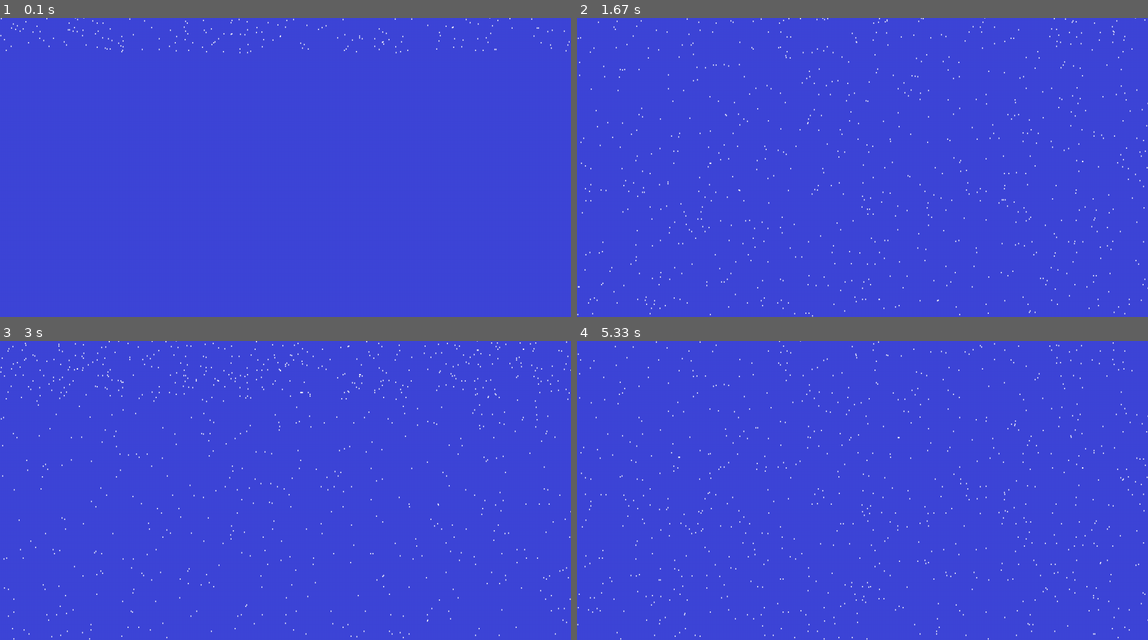
Above: before the commit, frames 1-4 (two rows, left to right).
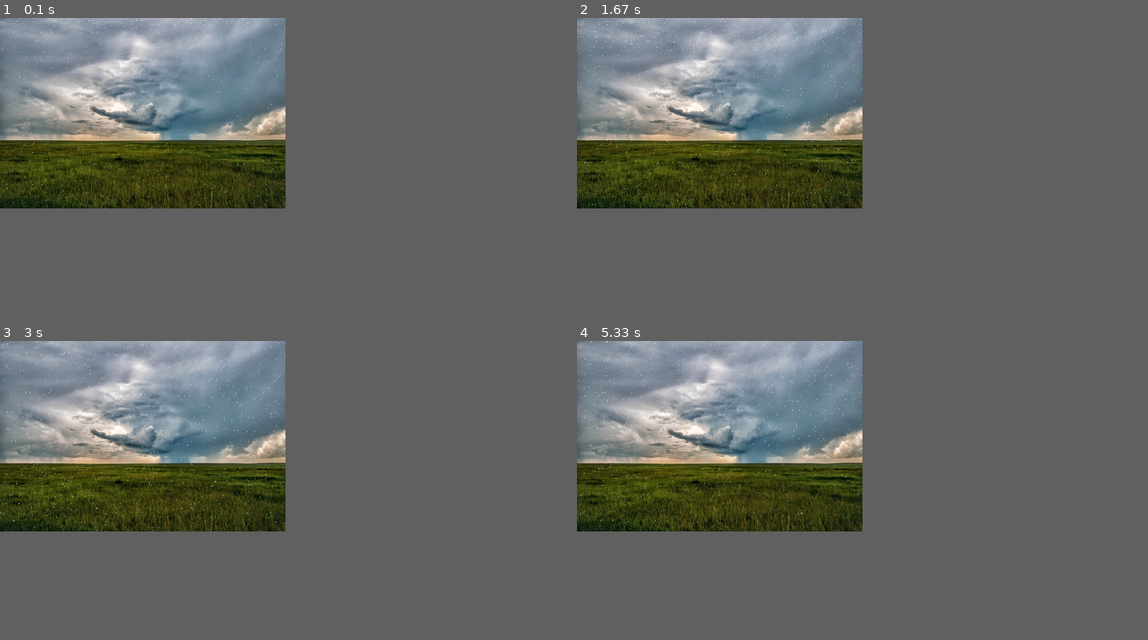
Above: after the commit, the same moments.

Repository: 01one/Learn-Pygame-With-Me
Game: pygame game, started from 3. growing up/34.rainfall_using_pygame.py
Same seed, same stepped clock (60 frames per second), same inputs: the game is played once before the commit and once after it.
Inputs:
- Up to frame 1 (0.1 s): no input
- Up to frame 2 (1.67 s): no input
- Up to frame 3 (3 s): no input
- Up to frame 4 (5.33 s): no input
In our replay, the window is 900x471 before the commit and 450x300 after it. These sizes can differ from the game's own. Grey fills any space a smaller window leaves; there, only what the larger window draws over its background counts as a difference.

The runs differ from the first frame. In frame 1, 32% of the frame differs, in the area x 0-100%, y 0-64%; in frame 2, 33%, in the area x 0-100%, y 0-100%; in frame 3, 33%; in frame 4, 33%.

Commit message:
Update 34.rainfall_using_pygame.py

Diff:
--- a/3. growing up/34.rainfall_using_pygame.py
+++ b/3. growing up/34.rainfall_using_pygame.py
@@ -4,18 +4,19 @@
 
 pygame.init()
 clock=pygame.time.Clock()
-user_display=pygame.display.Info()
-width,height=user_display.current_w,user_display.current_h
-screen=pygame.display.set_mode((width,height-50))
 
+width=640
+height=427
+screen=pygame.display.set_mode((width,height))
+image=pygame.image.load('data/images/horizon.jpg')
 
 class Rainfall():
 	def __init__(self):
 		self.x=randint(1,width)
-		self.y=randint(-height,-10)
+		self.y=randint(-height,height)
 
 	def show(self):
-		pygame.draw.line(screen,((255,255,255)),(self.x,self.y),(self.x,self.y+2),2)
+		pygame.draw.line(screen,((255,255,255)),(self.x,self.y),(self.x,self.y+.5),1)
 
 	def update(self):
 		if self.y>height:
@@ -24,15 +25,15 @@
 		else:
 			self.y=10+self.y*1.03
 
-Rain=[Rainfall() for i in range(2000)]
+Rain=[Rainfall() for i in range(1000)]
 game_running=True
 while game_running:
-	clock.tick(100)
+	clock.tick(60)
 	for event in pygame.event.get():
 		if event.type==QUIT:
 			pygame.quit()
 			sys.exit()
-	screen.fill((62,70,216))
+	screen.blit(image,(0,0))
 	for i in range(len(Rain)):
 		Rain[i].show()
 		Rain[i].update()
